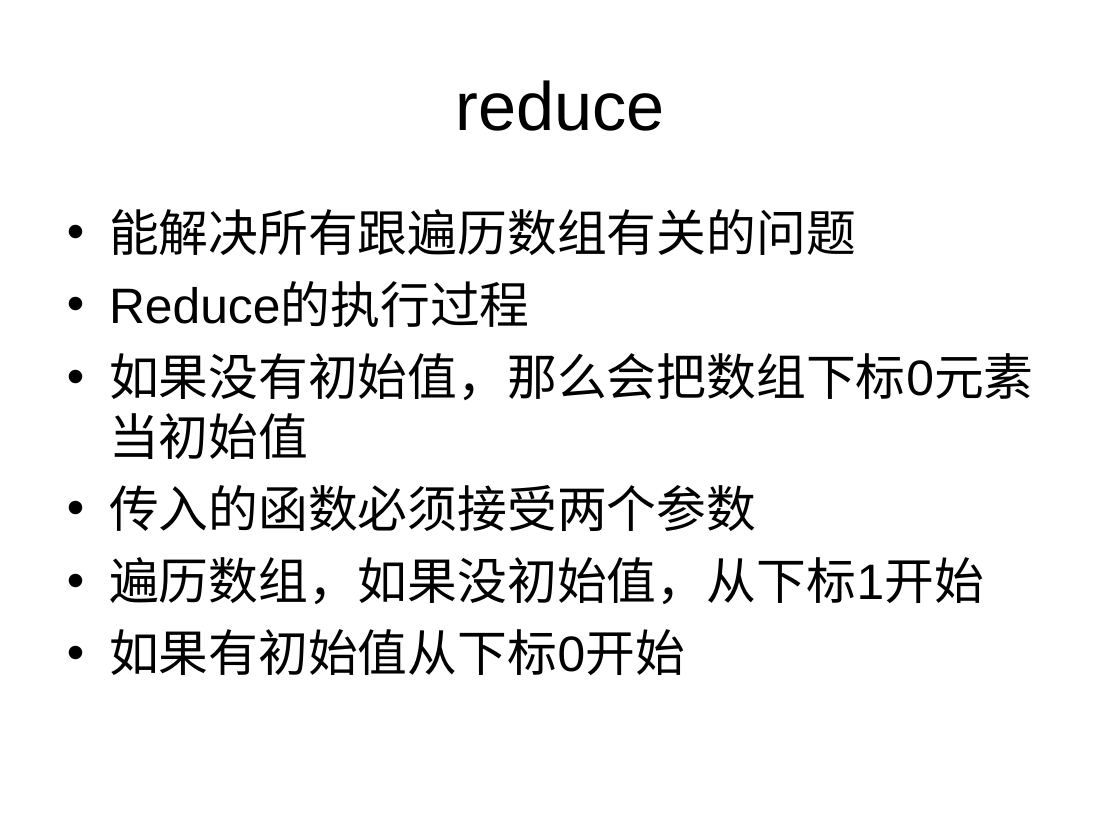
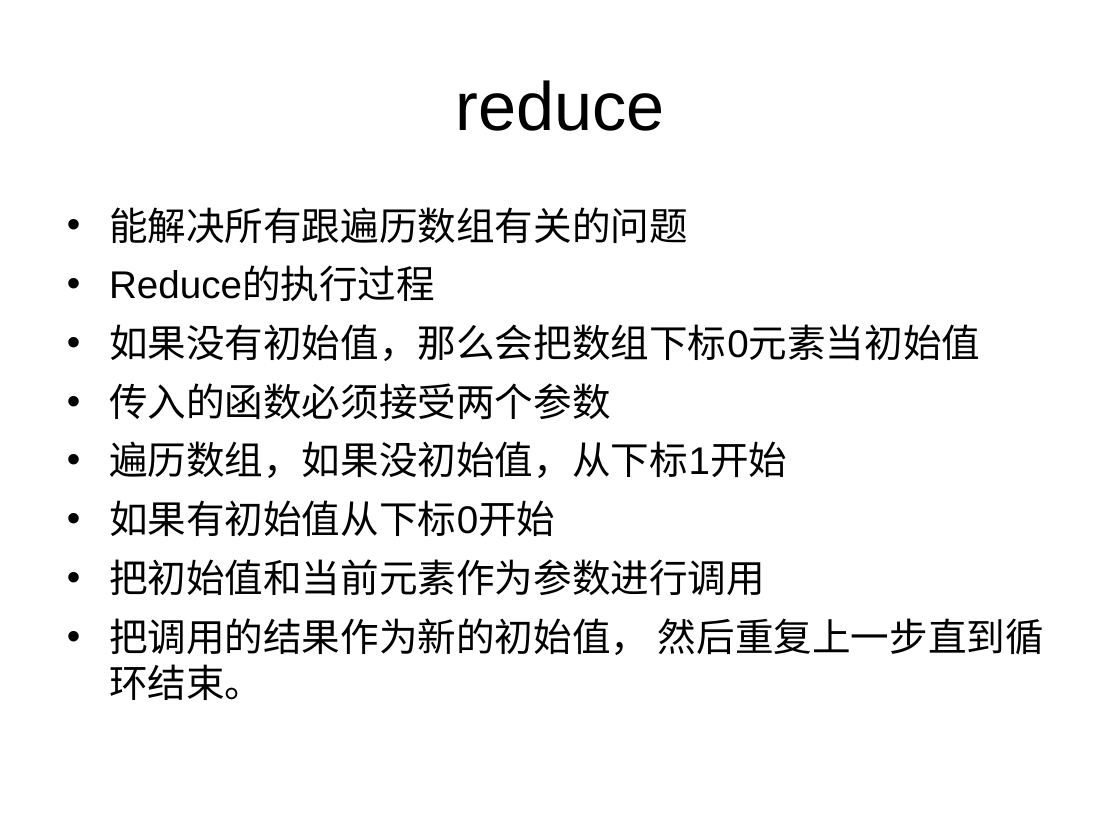
Before and after one commit to cd-vr1class/homework, a slide deck: slide 4 of ppt/7-21函数-高阶函数.ppt (slide 3 before the commit). Drawn at 1120x840 pixels with LibreOffice and Linux fonts; fonts in the diff are those of the drawing. Boxes give left, top, right and bottom in pixels: in the first picture for what was removed or moved away, otherwise in the second. Text is boxed around its words. In the diff, an @@ line names an element or a change of style, - is before the commit and + after.

```diff
--- a/ppt/7-21函数-高阶函数.ppt
+++ b/ppt/7-21函数-高阶函数.ppt
@@ text at [109, 207, 980, 536]: size 32 to 24.8 pt in "能解决所有跟遍历数组有关的问题", "Reduce的执行过程", "如果没有初始值，那么会把数组下标0元素当初始值", "传入的函数必须接受两个参数" and 2 more places @@
@@ text at [109, 559, 1044, 700]: paragraphs added @@
+• 把初始值和当前元素作为参数进行调用
+• 把调用的结果作为新的初始值， 然后重复上一步直到循环结束。
```
Also in this commit, not shown: 2 slides added, 5 other files.
